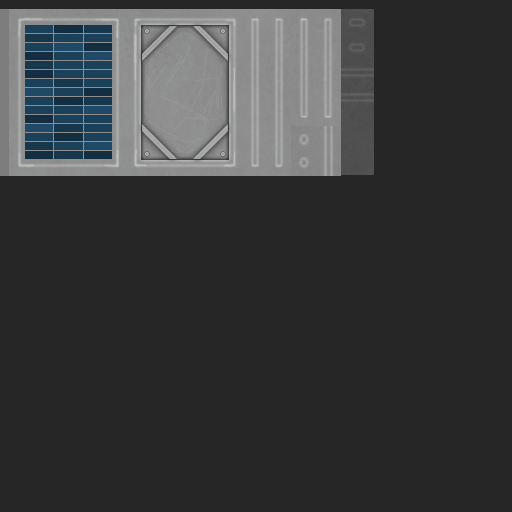
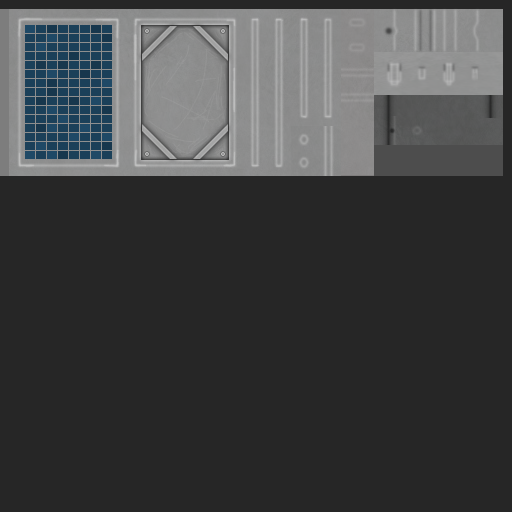
Before/after of a 512px x 512px layered artwork. What changed in the layer stack:
added group "pivot" with 4 layers above "clamp" over box(380, 95, 499, 145)
added layer "Pivot High 1" (25%) in group "pivot" over box(391, 116, 424, 145)
added layer "Pivot Low 3" (50%) in group "pivot" over box(388, 127, 396, 135)
added layer "Pivot Low 2" in group "pivot" over box(380, 95, 499, 145)
added layer "Pivot Low 1" in group "pivot" over box(385, 95, 494, 145)
added group "clamp" with 2 layers above "Base" over box(385, 60, 481, 88)
added layer "hinge high" (50%) in group "clamp" over box(385, 60, 478, 88)
added layer "hinge low" (50%) in group "clamp" over box(385, 61, 481, 74)
added group "Base" with 3 layers above "hinge" over box(383, 8, 481, 54)
added layer "base low 2" (50%) in group "Base" over box(383, 25, 395, 37)
added layer "base low 1" (50%) in group "Base" over box(417, 8, 434, 54)
added layer "base high 1" (50%) in group "Base" over box(391, 8, 481, 54)
removed layer "wear" (was 20%) from group "hinge" over box(341, 9, 374, 175)
removed layer "Wear" (1st of 2, in "rotator") (was 20%) from group "rotator" over box(291, 126, 341, 176)
painted on "cells" over box(25, 25, 112, 159)
moved "Wear" out of group "panel1", painted on it over box(25, 9, 503, 176)
painted on "b" over box(291, 9, 503, 176)
